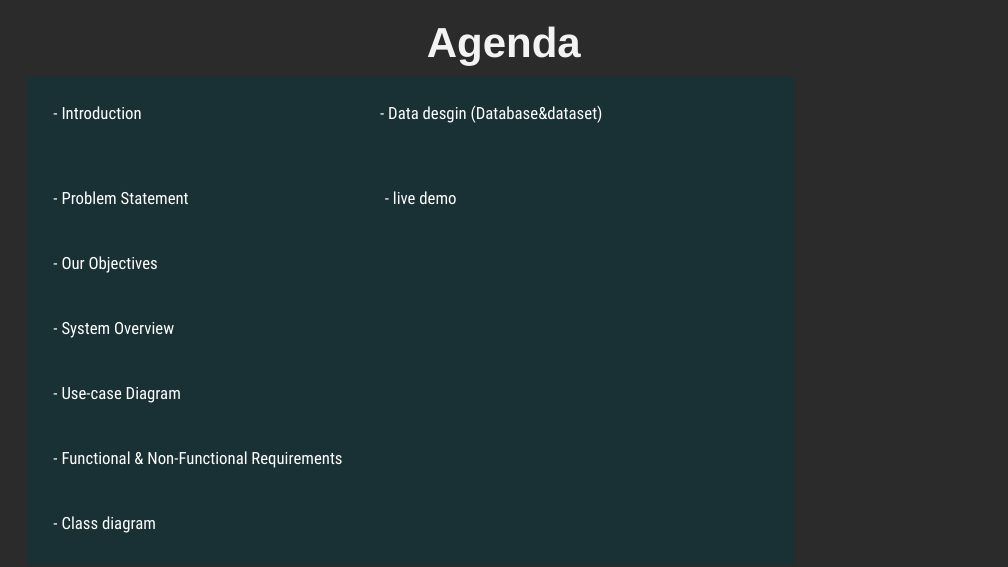
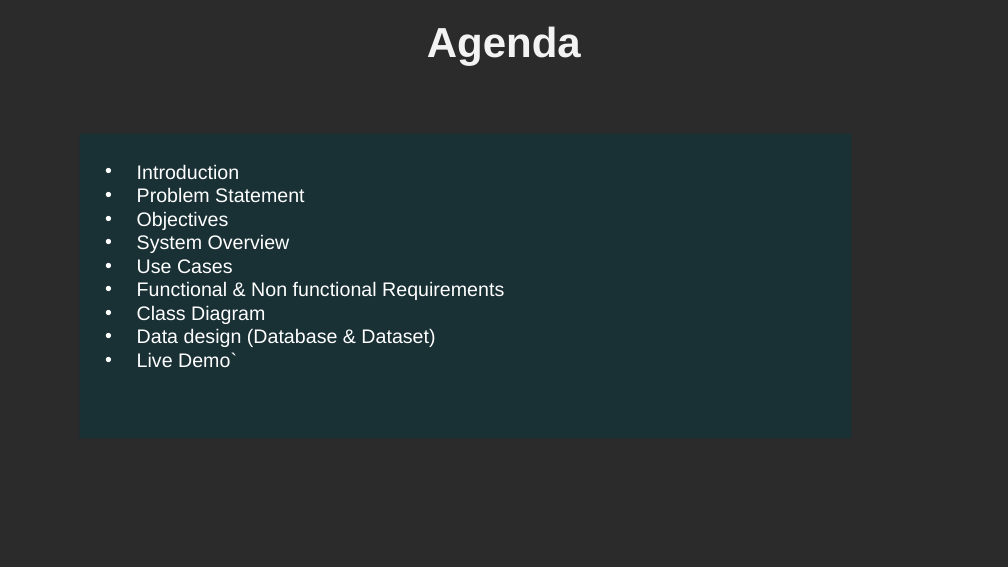
Before and after one commit to YoussifAssem/Genatac, a slide deck: slide 2 of E-Genetics/presentations/SRS (2).pptx. Drawn at 1008x567 pixels with LibreOffice and Linux fonts; fonts in the diff are those of the drawing; background and template pictures are left out; a plain dark background stands for a picture behind light text. Boxes give left, top, right and bottom in pixels: in the first picture for what was removed or moved away, otherwise in the second. Text is boxed around its words. In the diff, an @@ line names an element or a change of style, - is before the commit and + after.

```diff
--- a/E-Genetics/presentations/SRS (2).pptx
+++ b/E-Genetics/presentations/SRS (2).pptx
@@ rectangle "Introduction": place and size @@
-rectangle "Introduction" at [28, 77, 795, 565]
+rectangle "Introduction" at [80, 134, 852, 438]
@@ text in rectangle at [137, 164, 504, 367]: text changed; size 12 to 14 pt; font Roboto Condensed to Arial @@
-- Introduction - Data desgin (Database&dataset)
-- Problem Statement - live demo
-- Our Objectives
-- System Overview
-- Use-case Diagram
-- Functional & Non-Functional Requirements
-- Class diagram
+• Introduction
+• Problem Statement
+• Objectives
+• System Overview
+• Use Cases
+• Functional & Non functional Requirements
+• Class Diagram
+• Data design (Database & Dataset)
+• Live Demo`
```
Also in this commit, not shown: 2 other slides changed.
